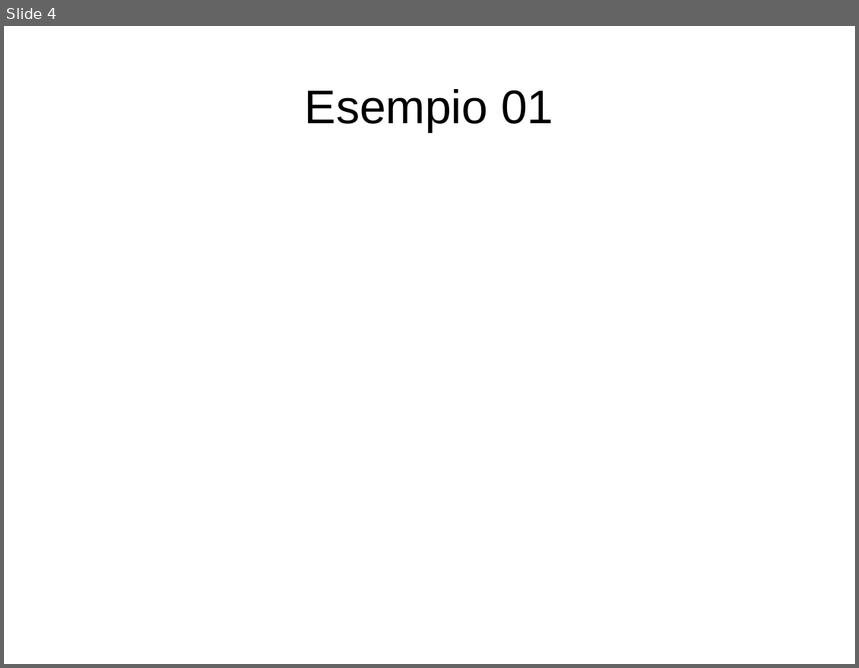
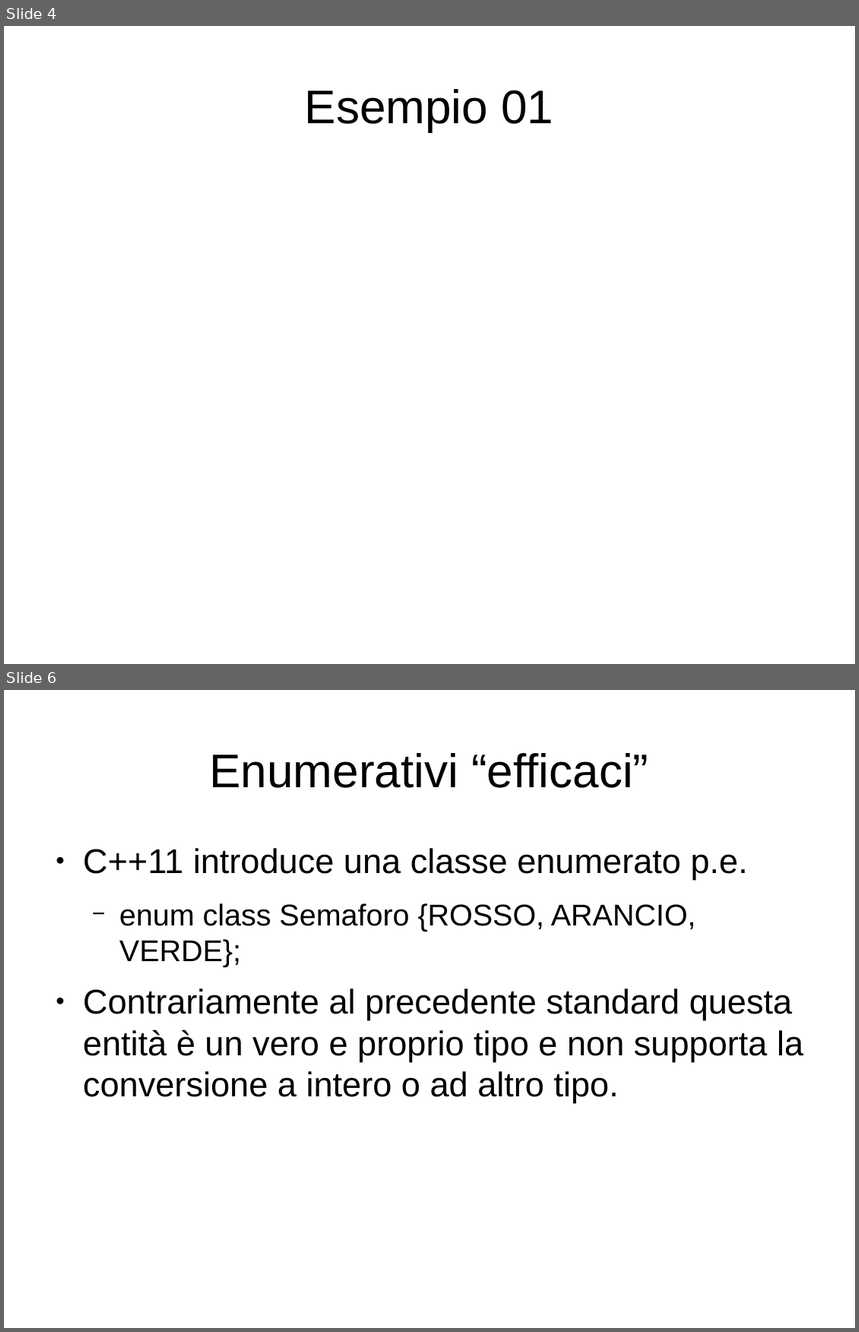
Before and after one commit to famorcia/modern_cpp_examples, a slide deck: doc/Presentazione_13_09_29.odp. Shown one above the other, each under a label of ours: slide 4 before the commit, slides 4 and 6 after it; the slides between them are not shown. The pictures are 859x668 and 859x1332 pixels, drawn with LibreOffice and Linux fonts; fonts in the diff are those of the drawing. Boxes give left, top, right and bottom in pixels: in the first picture for what was removed or moved away, otherwise in the second. Text is boxed around its words. In the diff, an @@ line names an element or a change of style, - is before the commit and + after.

```diff
--- a/doc/Presentazione_13_09_29.odp
+++ b/doc/Presentazione_13_09_29.odp
@@ slide 6 added at box(4, 690, 855, 1328), background #FFFFFF @@
@@ title added at box(209, 753, 648, 788), 44 pt, text #000000 @@
+Enumerativi “efficaci”
@@ text added at box(83, 848, 804, 1103), 32 pt, text #000000 @@
+● C++11 introduce una classe enumerato p.e.
+  − enum class Semaforo {ROSSO, ARANCIO, VERDE};
+● Contrariamente al precedente standard questa entità è un vero e proprio tipo e non supporta la conversione a intero o ad altro tipo.
```
Also in this commit, not shown: 4 other slides added.
